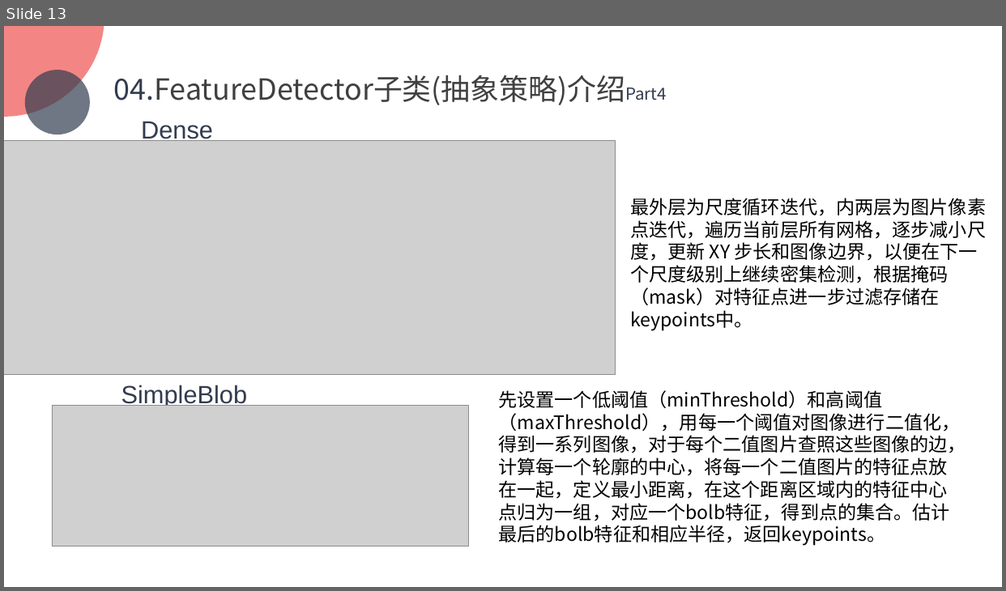
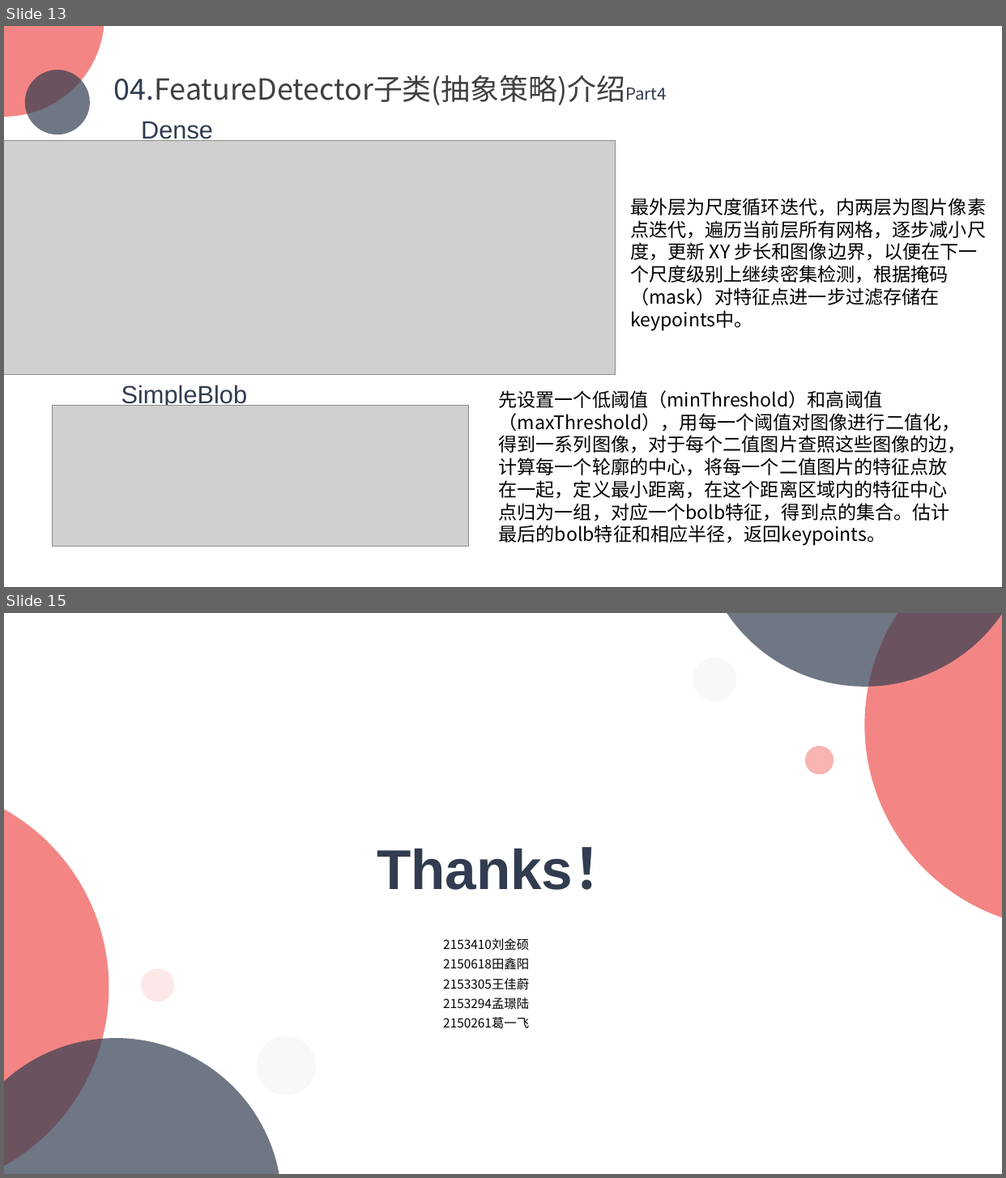
Before and after one commit to TJDPGr9/OpencvFeatureDetectorResearch, a slide deck: OpencvFInal/Opencv.pptx. Shown one above the other, each under a label of ours: slide 13 before the commit, slides 13 and 15 after it; the slides between them are not shown. The pictures are 1006x591 and 1006x1178 pixels, drawn with LibreOffice and Linux fonts; fonts in the diff are those of the drawing; grey boxes stand for pictures; background and template pictures are left out. Boxes give left, top, right and bottom in pixels: in the first picture for what was removed or moved away, otherwise in the second. Text is boxed around its words. In the diff, an @@ line names an element or a change of style, - is before the commit and + after.

```diff
--- a/OpencvFInal/Opencv.pptx
+++ b/OpencvFInal/Opencv.pptx
@@ slide 15 added at <box>4,613,1002,1174</box>, background picture (left out) @@
@@ ellipse added at <box>699,613,1002,687</box>, fill #323C50 at 70% opacity @@
@@ ellipse added at <box>865,613,1002,929</box>, fill #EF5350 at 70% opacity @@
@@ ellipse added at <box>692,658,737,702</box>, fill #CAD0D8 at 13% opacity @@
@@ ellipse added at <box>805,747,833,775</box>, fill #EF5350 at 43% opacity @@
@@ ellipse added at <box>4,772,121,1174</box>, fill #EF5350 at 70% opacity @@
@@ text added at <box>377,847,629,890</box>, 54 pt, text #323C50, bold @@
+Thanks！
@@ text added at <box>443,939,529,1029</box>, 12 pt, text #000000 @@
+2153410刘金硕
+2150618田鑫阳
+2153305王佳蔚
+2153294孟璟陆
+2150261葛一飞
@@ ellipse added at <box>140,968,176,1003</box>, fill #EF5350 at 13% opacity @@
@@ ellipse added at <box>4,1029,292,1174</box>, fill #323C50 at 70% opacity @@
@@ ellipse added at <box>254,1034,318,1097</box>, fill #CAD0D8 at 13% opacity @@
```
Also in this commit, not shown: 1 slide changed, 1 other slide added, 1 slide removed.
